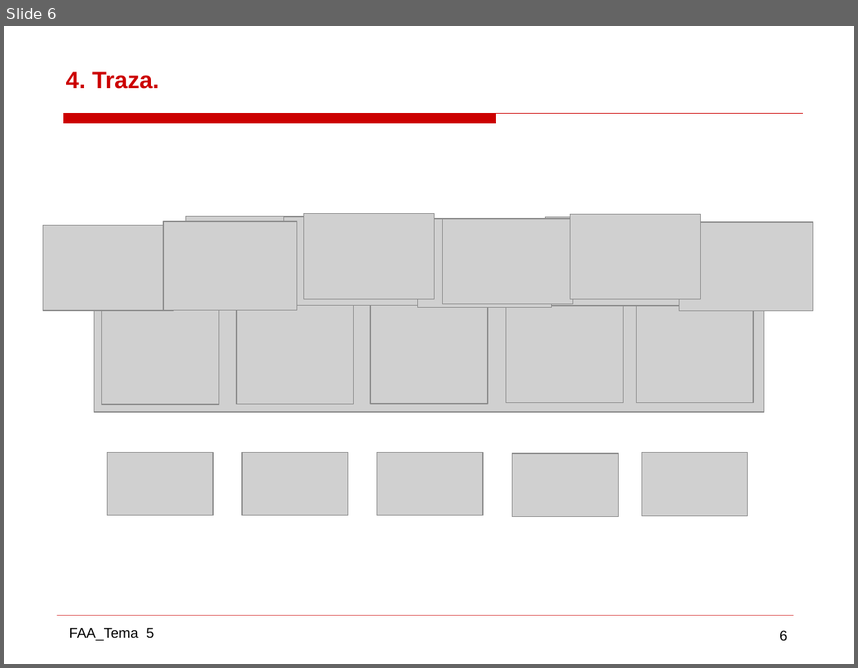
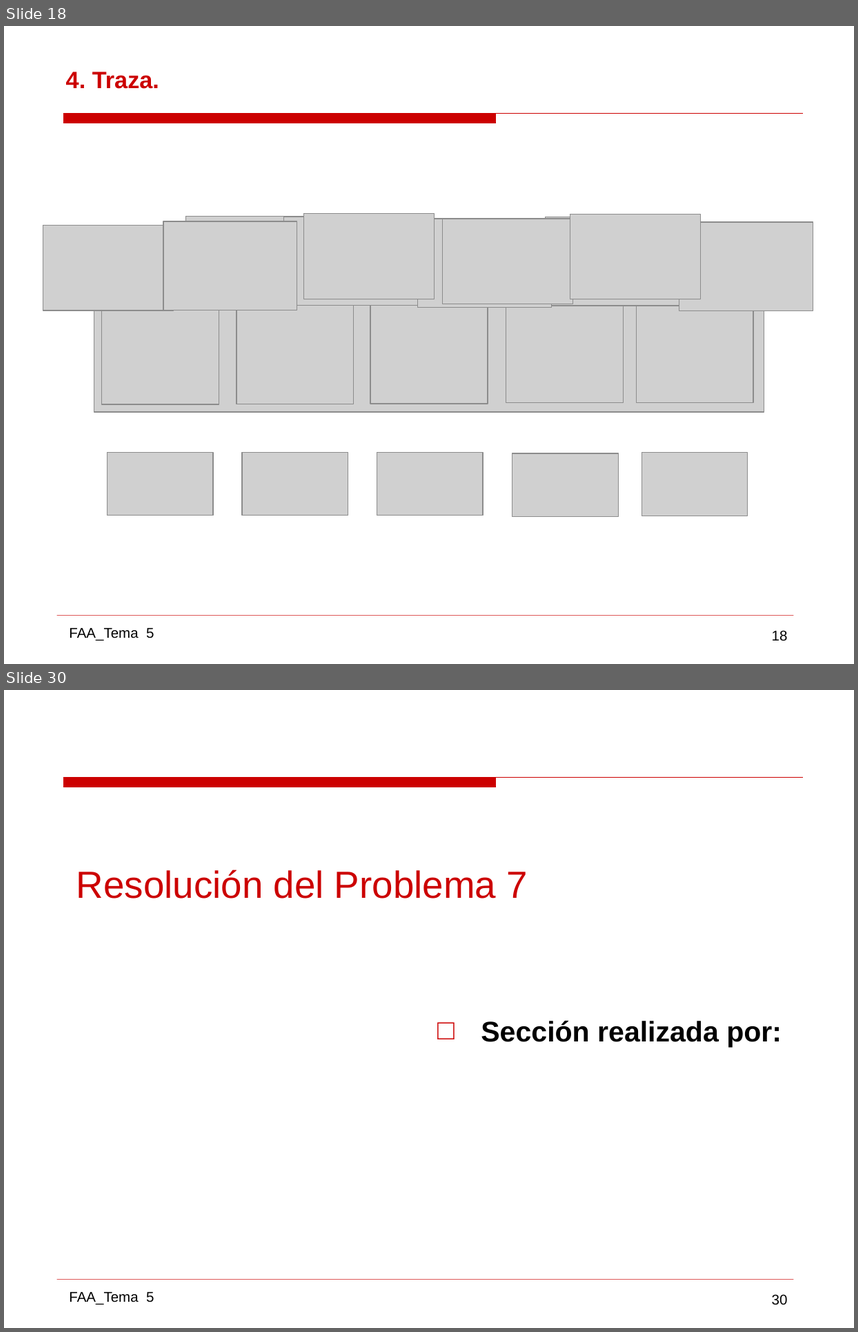
Before and after one commit to gabrielpr96/ETSIcode, a slide deck: FAA/Practica 2 AAD/AAD_11.pptx. Shown one above the other, each under a label of ours: slide 6 before the commit, slides 18 and 30 after it; the slides between them are not shown. The pictures are 858x668 and 858x1332 pixels, drawn with LibreOffice and Linux fonts; fonts in the diff are those of the drawing; grey boxes stand for pictures; background and template pictures are left out. Boxes give left, top, right and bottom in pixels: in the first picture for what was removed or moved away, otherwise in the second. Text is boxed around its words. In the diff, an @@ line names an element or a change of style, - is before the commit and + after.

```diff
--- a/FAA/Practica 2 AAD/AAD_11.pptx
+++ b/FAA/Practica 2 AAD/AAD_11.pptx
@@ slide 30 added at box(4, 690, 854, 1328), background #FFFFFF; not listed: 4 template elements that a slide beside it also shows @@
@@ text added at box(76, 869, 527, 898), 32 pt, text #CC0000 @@
+Resolución del Problema 7
@@ text added at box(481, 1021, 782, 1047), 24 pt, text #000000, bold @@
+□ Sección realizada por:
@@ what was slide 6 is now slide 18 @@
@@ page number at box(772, 630, 788, 641): text changed @@
-6
+18
```
Also in this commit, not shown: 5 slides changed, 30 other slides added, 6 slides removed, 18 other files.
